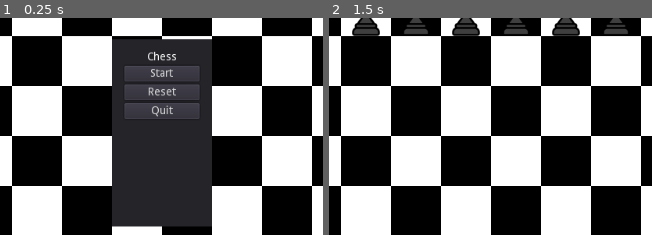
Above: before the commit, frames 1-2 (left to right).
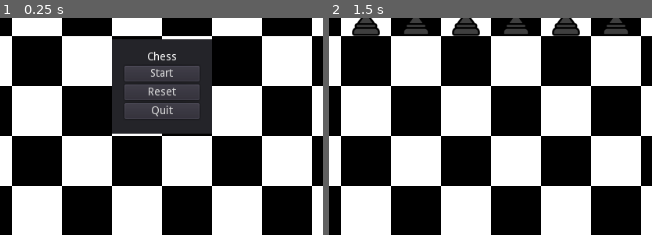
Above: after the commit, the same moments.

Repository: Zoidmania/gd-2d-chess
Game: Godot game, scene res://Main.tscn
Two runs of this game, one before a commit and one after it. Both use one fixed random seed, a clock stepped at 60 frames per second and the inputs below.
Inputs (mouse positions are % of the whole screen's width and height, from its top left):
- Up to frame 1 (0.25 s): no input
- Up to frame 2 (1.5 s): click "Start" at 0.5 s; tap Enter at 1.25 s; move the mouse to (77, 47) at 1.27 s; click (77, 47) at 1.42 s
The pictures show only the part of the screen within x 25-75%, y 26-75%; the shares and areas given below are measured in that part.

The runs differ from the first frame. In frame 1, 13% of the frame differs, in the area x 34-66%, y 52-97%; in frame 2, nothing differs.

Commit message:
added logic and a dialog for winning the game

Diff:
--- a/Main.gd
+++ b/Main.gd
@@ -92,6 +92,14 @@
     print("[DEBUG] Game paused: ", PAUSED)
 
 
+func win() -> void:
+    """Shows a dialog that the current player is the winner."""
+
+    get_node("WinnerConfirmationDialog").popup_centered()
+    get_node("WinnerConfirmationDialog").dialog_text = \
+        ("Black" if CURRENT_TURN == PLAYER.BLACK else "White") + " wins!"
+
+
 func _on_ButtonReset_pressed():
     self.get_node("TileMap").empty_gameboard()
 
@@ -106,3 +114,9 @@
 func _on_ButtonQuit_pressed():
     """Gracefully quit the game."""
     get_tree().quit()
+
+
+func _on_WinnerConfirmationDialog_confirmed():
+    self.get_node("TileMap").empty_gameboard()
+    coin_toss()
+    get_node("TileMap").init_game_board()
--- a/Main.tscn
+++ b/Main.tscn
@@ -1,10 +1,11 @@
-[gd_scene load_steps=7 format=2]
+[gd_scene load_steps=8 format=2]
 
 [ext_resource path="res://Main.gd" type="Script" id=1]
 [ext_resource path="res://Sprites/tilesheet.png" type="Texture" id=2]
 [ext_resource path="res://Sprites/white_capture_zone.png" type="Texture" id=3]
 [ext_resource path="res://TileMap.gd" type="Script" id=4]
 [ext_resource path="res://Sprites/black_capture_zone.png" type="Texture" id=5]
+[ext_resource path="res://WinnerConfirmationDialog.gd" type="Script" id=6]
 
 [sub_resource type="TileSet" id=1]
 0/name = "tilesheet.png 0"
@@ -68,11 +69,13 @@
 }
 
 [node name="MenuPanel" type="Panel" parent="."]
+visible = false
 margin_left = 448.0
 margin_top = 176.0
 margin_right = 576.0
-margin_bottom = 416.0
+margin_bottom = 297.0
 __meta__ = {
+"_edit_lock_": true,
 "_edit_use_anchors_": false
 }
 
@@ -110,6 +113,20 @@
 margin_bottom = 86.0
 text = "Quit"
 
+[node name="WinnerConfirmationDialog" type="ConfirmationDialog" parent="."]
+margin_left = 411.0
+margin_top = 241.0
+margin_right = 611.0
+margin_bottom = 311.0
+popup_exclusive = true
+window_title = "Game Over!"
+dialog_text = "[TBD] player wins!"
+script = ExtResource( 6 )
+__meta__ = {
+"_edit_use_anchors_": false
+}
+
 [connection signal="pressed" from="MenuPanel/VBoxContainer/ButtonStart" to="." method="_on_ButtonStart_pressed"]
 [connection signal="pressed" from="MenuPanel/VBoxContainer/ButtonReset" to="." method="_on_ButtonReset_pressed"]
 [connection signal="pressed" from="MenuPanel/VBoxContainer/ButtonQuit" to="." method="_on_ButtonQuit_pressed"]
+[connection signal="confirmed" from="WinnerConfirmationDialog" to="." method="_on_WinnerConfirmationDialog_confirmed"]
--- a/TileMap.gd
+++ b/TileMap.gd
@@ -62,7 +62,7 @@
         CAPTURED_PIECES_BLACK.append(piece)
 
     if piece.type == piece.TYPE.KING:
-        pass # handle winning
+        get_parent().win()
 
 
 func cell_in_bounds(cell: Vector2) -> bool:
--- /dev/null
+++ b/WinnerConfirmationDialog.gd
@@ -0,0 +1,6 @@
+extends ConfirmationDialog
+
+func _ready():
+    get_ok().text = "Play Again"
+    get_cancel().text = "Quit"
+    get_cancel().connect("pressed", get_parent(), "_on_ButtonQuit_pressed")
